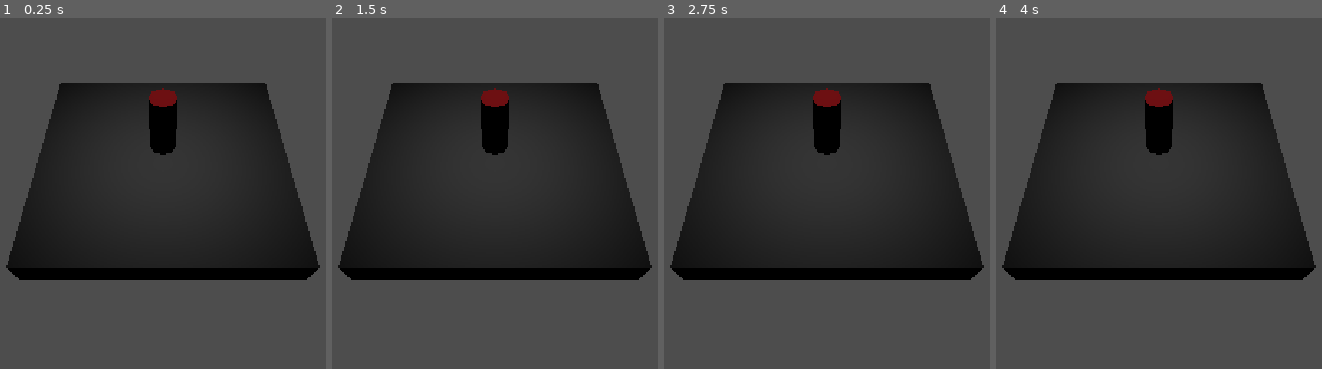
Above: before the commit, frames 1-4 (left to right).
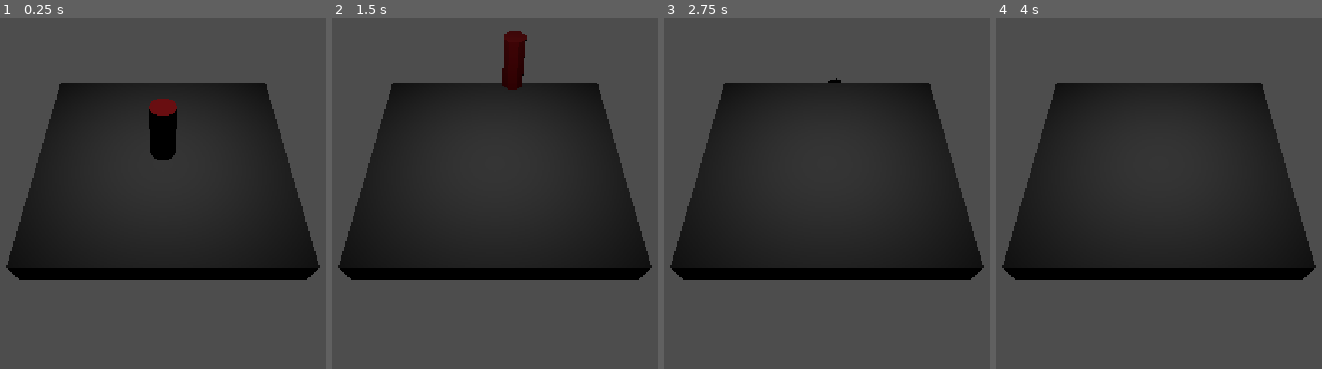
Above: after the commit, the same moments.

Repository: kinako-omiso/Summer_HoEi
Game: Godot game, scene res://temp_main.tscn
Same seed, same stepped clock (60 frames per second), same inputs: the game is played once before the commit and once after it. The project has no main scene, so this scene is started directly.
Inputs (mouse positions are in pixels of both pictures, inside the frame that each line leads up to):
- Up to frame 1 (0.25 s): no input
- Up to frame 2 (1.5 s): move the mouse to (537, 242) at 0.52 s; hold Up (move_forward) from 0.53 s (still down); tap Space (jump) at 0.6, 0.77, 1.07, 1.35 s; move the mouse to (455, 246) at 1.27 s
- Up to frame 3 (2.75 s): keep holding Up (move_forward); tap Space (jump) at 1.52, 1.82, 2.1 s; move the mouse to (846, 235) at 2.02 s
- Up to frame 4 (4 s): keep holding Up (move_forward); move the mouse to (1149, 249) at 2.77 s; tap Space (jump) at 2.85, 3.02, 3.32, 3.6, 3.77 s; tap Enter at 3.5 s; move the mouse to (1217, 249) at 3.52 s

The runs differ from the first frame. In frame 1, 0.6% of the frame differs, in the area x 45-55%, y 19-41%; in frame 2, 2.5%, in the area x 45-60%, y 3-40%; in frame 3, 1.5%; in frame 4, 1.5%.

Commit message:
#3 プレイヤー用のカメラを追加、操作の為のプログラムを追加

Diff:
--- /dev/null
+++ b/player.gd
@@ -0,0 +1,36 @@
+extends CharacterBody3D
+# テンプレートを使用している、新たに付け足した部分は別途コメントを残しているはず
+
+@export var SPEED = 5.0
+const JUMP_VELOCITY = 4.5
+
+# カメラ操作（Y軸回転はプレイヤーの回転としてカメラは追従させる）
+func _input(event):
+	if event is InputEventMouseMotion:
+		rotate_y(-event.relative.x * 0.005)
+		$PlayerCamera.rotate_x(-event.relative.y * 0.005)
+
+# Playerの操作
+func _physics_process(delta: float) -> void:
+	# Add the gravity.
+	if not is_on_floor():
+		velocity += get_gravity() * delta
+
+	# ジャンプって必要？
+	# Handle jump.
+	if Input.is_action_just_pressed("jump") and is_on_floor():
+		velocity.y = JUMP_VELOCITY
+
+	# wasd と方向キーで動く
+	# Get the input direction and handle the movement/deceleration.
+	# As good practice, you should replace UI actions with custom gameplay actions.
+	var input_dir := Input.get_vector("move_left", "move_right", "move_forward", "move_back")
+	var direction := (transform.basis * Vector3(input_dir.x, 0, input_dir.y)).normalized()
+	if direction:
+		velocity.x = direction.x * SPEED
+		velocity.z = direction.z * SPEED
+	else:
+		velocity.x = move_toward(velocity.x, 0, SPEED)
+		velocity.z = move_toward(velocity.z, 0, SPEED)
+
+	move_and_slide()
--- a/player.tscn
+++ b/player.tscn
@@ -1,9 +1,21 @@
 [gd_scene format=3 uid="uid://c4y6xxtcor5q3"]
 
 [ext_resource type="PackedScene" uid="uid://cii33ym88rfo5" path="res://Playerは円柱形.glb" id="1_4flbx"]
+[ext_resource type="Script" uid="uid://cfpvv2b0jwlrl" path="res://player.gd" id="1_onrkg"]
+
+[sub_resource type="CylinderShape3D" id="CylinderShape3D_k8684"]
 
 [node name="Player" type="CharacterBody3D" unique_id=943185070]
+collision_mask = 4
+script = ExtResource("1_onrkg")
 
 [node name="pivod" type="Node3D" parent="." unique_id=270018981]
 
 [node name="Playerは円柱形" parent="pivod" unique_id=705240815 instance=ExtResource("1_4flbx")]
+
+[node name="CollisionShape3D" type="CollisionShape3D" parent="." unique_id=1208088471]
+shape = SubResource("CylinderShape3D_k8684")
+
+[node name="PlayerCamera" type="Camera3D" parent="." unique_id=2018367314]
+transform = Transform3D(1, 0, 0, 0, 1, 0, 0, 0, 1, 0, 0.7, -0.499)
+cull_mask = 1048574
Not shown, added: player.gd.uid
